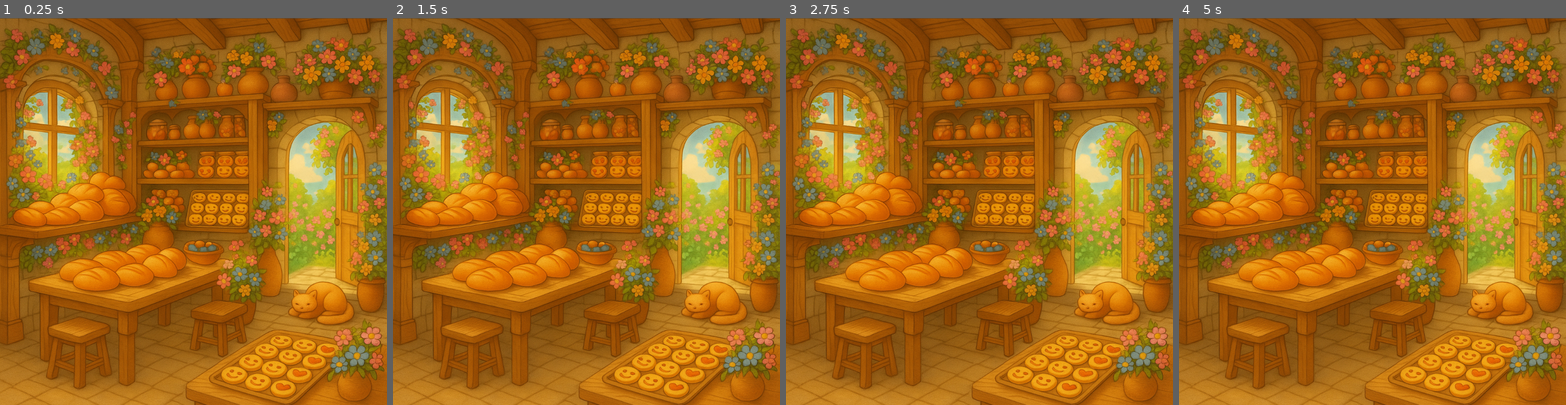
Above: before the commit, frames 1-4 (left to right).
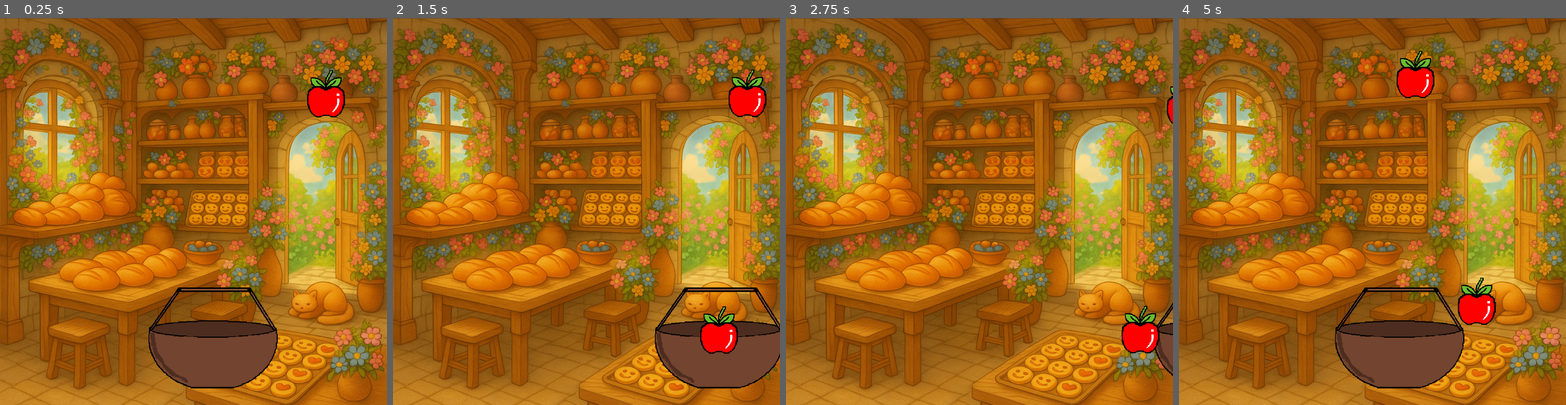
Above: after the commit, the same moments.

Repository: paper7grid/Catch-N-Crunch
Game: Godot game, scene res://Scenes/game.tscn
Two runs of this game, one before a commit and one after it. Both use one fixed random seed, a clock stepped at 60 frames per second and the inputs below.
Inputs:
- Up to frame 1 (0.25 s): no input
- Up to frame 2 (1.5 s): tap Enter at 0.5 s; hold Right (ui_right) 0.53-1.28 s; tap Alt at 0.6 s; hold Down from 1.28 s (still down); tap Shift at 1.35 s
- Up to frame 3 (2.75 s): release Down at 2.03 s; hold Right (ui_right) from 2.03 s (still down); tap Alt at 2.1 s
- Up to frame 4 (5 s): release Right (ui_right) at 2.78 s; hold Up 2.78-3.53 s; tap Shift at 2.85, 4.35 s; hold Left (ui_left) from 3.53 s (still down); tap Alt at 3.6 s

The runs differ from the first frame. In frame 1, 6.3% of the frame differs, in the area x 38-90%, y 13-96%; in frame 2, 6.3%; in frame 3, 1.5%; in frame 4, 7.2%, in the area x 40-82%, y 8-96%.

Commit message:
added game script to the main game.

Diff:
--- a/catch_n_crunch/Scenes/apple.gd
+++ b/catch_n_crunch/Scenes/apple.gd
@@ -10,3 +10,8 @@
 	# If apple goes off-screen → free it
 	if position.y > get_viewport_rect().size.y + 20:
 		queue_free()
+
+func _on_body_entered(body: Node2D) -> void:
+	if body.name == "basket":
+		emit_signal("caught")
+		queue_free()
--- a/catch_n_crunch/Scenes/apple.tscn
+++ b/catch_n_crunch/Scenes/apple.tscn
@@ -4,16 +4,19 @@
 [ext_resource type="Texture2D" uid="uid://bsmpovoewfgi6" path="res://asset/apple/Apple.png" id="1_v3gsn"]
 
 [sub_resource type="RectangleShape2D" id="RectangleShape2D_ir1en"]
-size = Vector2(77, 80)
+size = Vector2(90.5, 86)
 
 [node name="Apple" type="Area2D"]
 script = ExtResource("1_ir1en")
 
 [node name="Sprite2D" type="Sprite2D" parent="."]
 texture_filter = 1
-position = Vector2(48, 74)
+position = Vector2(67.25, 93.75)
+scale = Vector2(1.28102, 1.28832)
 texture = ExtResource("1_v3gsn")
 
 [node name="CollisionShape2D" type="CollisionShape2D" parent="."]
-position = Vector2(47.5, 61)
+position = Vector2(65.75, 84)
 shape = SubResource("RectangleShape2D_ir1en")
+
+[connection signal="body_entered" from="." to="." method="_on_body_entered"]
--- a/catch_n_crunch/Scenes/basket.gd
+++ b/catch_n_crunch/Scenes/basket.gd
@@ -1,5 +1,5 @@
 extends CharacterBody2D
-@export var speed: float = 350.0
+@export var speed: float = 400.0
 func _physics_process(delta):
 	var direction = 0
 
@@ -9,4 +9,5 @@
 		direction += 1
 	velocity.x = direction * speed
 	move_and_slide()
-	position.x = clamp(position.x, 30, get_viewport_rect().size.x - 30)
+	var screen_width = get_viewport().get_visible_rect().size.x
+	position.x = clamp(position.x, 30, screen_width - 30)
--- a/catch_n_crunch/Scenes/basket.tscn
+++ b/catch_n_crunch/Scenes/basket.tscn
@@ -4,7 +4,7 @@
 [ext_resource type="Texture2D" uid="uid://bv5v5rgmnw82u" path="res://asset/basket/basket2.png" id="2_0ksvv"]
 
 [sub_resource type="RectangleShape2D" id="RectangleShape2D_6x3n3"]
-size = Vector2(333, 157)
+size = Vector2(324, 152)
 
 [node name="Basket" type="CharacterBody2D"]
 script = ExtResource("1_n26is")
@@ -16,5 +16,5 @@
 texture = ExtResource("2_0ksvv")
 
 [node name="CollisionShape2D" type="CollisionShape2D" parent="."]
-position = Vector2(534, 897)
+position = Vector2(535, 894)
 shape = SubResource("RectangleShape2D_6x3n3")
--- /dev/null
+++ b/catch_n_crunch/Scenes/game.gd
@@ -0,0 +1,15 @@
+extends Node
+@export var apple_scene: PackedScene
+# Called when the node enters the scene tree for the first time.
+func _ready() -> void:
+	$appletimer.timeout.connect(spawn_apple)
+
+func spawn_apple():
+	var apple = apple_scene.instantiate()
+	add_child(apple)
+
+	var screen_width = get_viewport().size.x
+	apple.position = Vector2(randi() % screen_width, -20)
+	apple.caught.connect(apple_caught)
+func apple_caught():
+	print("Caught!")  # later change to score++
--- a/catch_n_crunch/Scenes/game.tscn
+++ b/catch_n_crunch/Scenes/game.tscn
@@ -1,10 +1,24 @@
-[gd_scene load_steps=2 format=3 uid="uid://bvkvju44tunqe"]
+[gd_scene load_steps=5 format=3 uid="uid://bvkvju44tunqe"]
 
+[ext_resource type="Script" uid="uid://r2fm6hxxpc3x" path="res://Scenes/game.gd" id="1_3dryh"]
 [ext_resource type="Texture2D" uid="uid://bplqs4r60mmx" path="res://asset/Background/BG.png" id="1_ebmjs"]
+[ext_resource type="PackedScene" uid="uid://dux8ykuh0xlpk" path="res://Scenes/basket.tscn" id="2_wrm1d"]
+[ext_resource type="PackedScene" uid="uid://tr5s5100ihko" path="res://Scenes/apple.tscn" id="3_3dryh"]
 
 [node name="Game" type="Node"]
+script = ExtResource("1_3dryh")
+apple_scene = ExtResource("3_3dryh")
 
 [node name="Bg" type="Sprite2D" parent="."]
 z_index = -1
 position = Vector2(512, 513)
 texture = ExtResource("1_ebmjs")
+
+[node name="Basket" parent="." instance=ExtResource("2_wrm1d")]
+
+[node name="apple" parent="." instance=ExtResource("3_3dryh")]
+position = Vector2(796, 6)
+
+[node name="appletimer" type="Timer" parent="."]
+wait_time = 1.2
+autostart = true
Not shown, added: catch_n_crunch/Scenes/game.gd.uid
